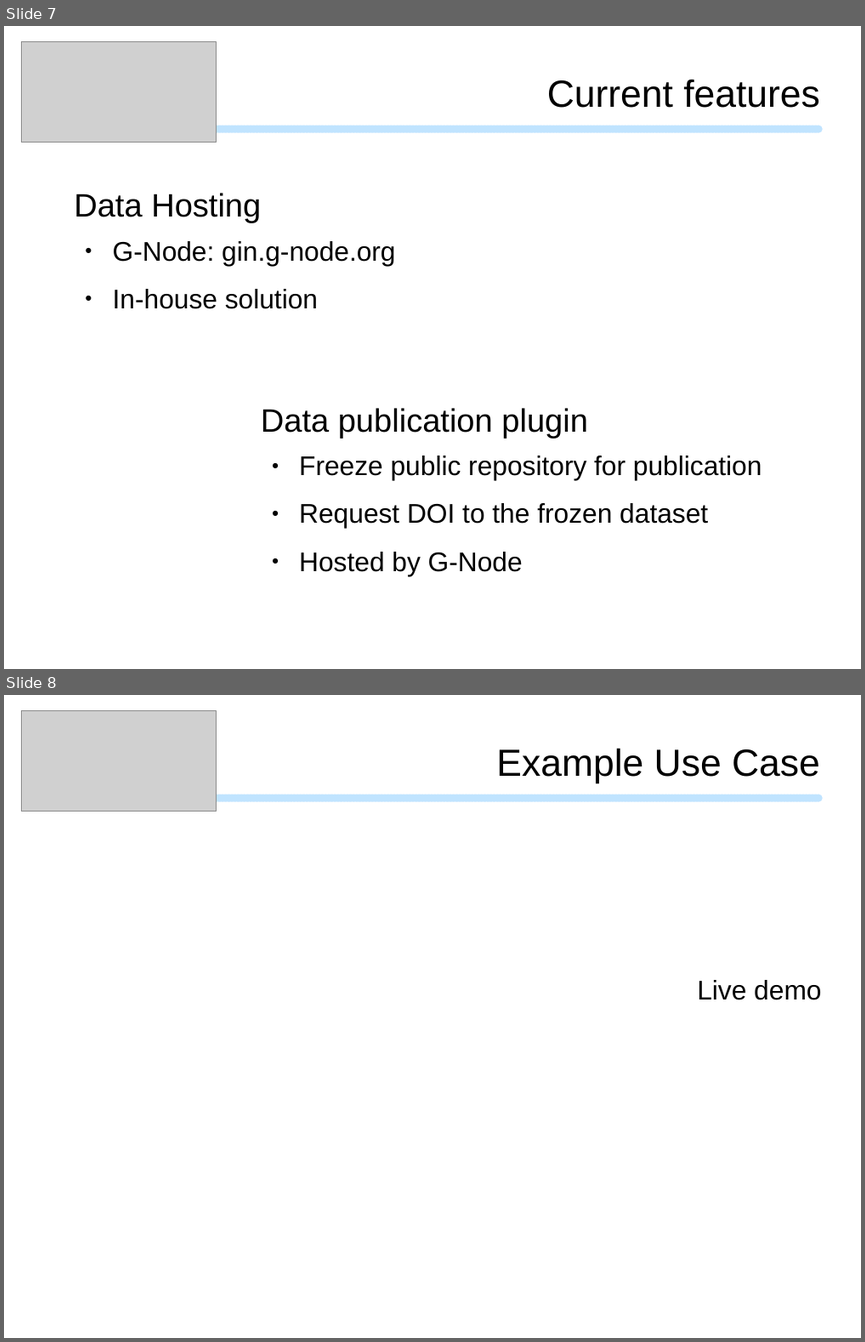
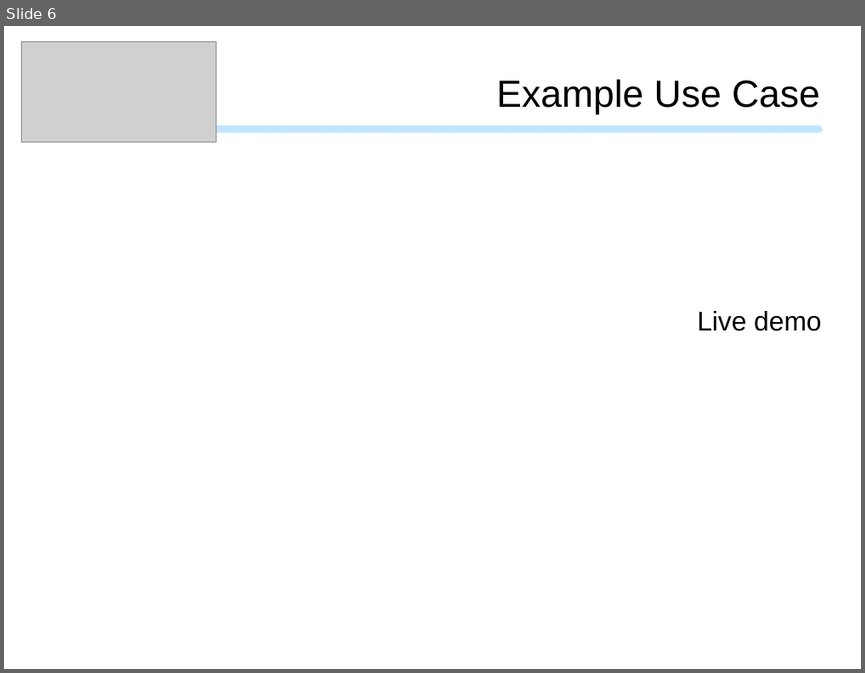
Before and after one commit to mpsonntag/prespost, a slide deck: 201911b_CNS_Seminar/CNS_Seminar_template.odp. Shown one above the other, each under a label of ours: slides 7 and 8 before the commit, slide 6 after it. The pictures are 865x1342 and 865x673 pixels, drawn with LibreOffice and Linux fonts; fonts in the diff are those of the drawing; grey boxes stand for pictures; background and template pictures are left out. Boxes give left, top, right and bottom in pixels: in the first picture for what was removed or moved away, otherwise in the second. Text is boxed around its words. In the diff, an @@ line names an element or a change of style, - is before the commit and + after.

```diff
--- a/201911b_CNS_Seminar/CNS_Seminar_template.odp
+++ b/201911b_CNS_Seminar/CNS_Seminar_template.odp
@@ slide 7 removed at (4,26,861,669), background #FFFFFF; not listed: 1 template element that a slide beside it also shows @@
@@ picture removed at (21,41,216,142) @@
@@ text removed at (547,80,820,108) @@
-Current features
@@ text removed at (74,193,261,223) @@
-Data Hosting
@@ text removed at (113,241,395,309) @@
-● G-Node: gin.g-node.org
-● In-house solution
@@ text removed at (261,408,588,438) @@
-Data publication plugin
@@ text removed at (299,455,762,575) @@
-● Freeze public repository for publication
-● Request DOI to the frozen dataset
-● Hosted by G-Node
@@ what was slide 8 is now slide 6 @@
```
Also in this commit, not shown: 5 slides changed, 1 slide added, 4 other slides removed, 3 other files.
